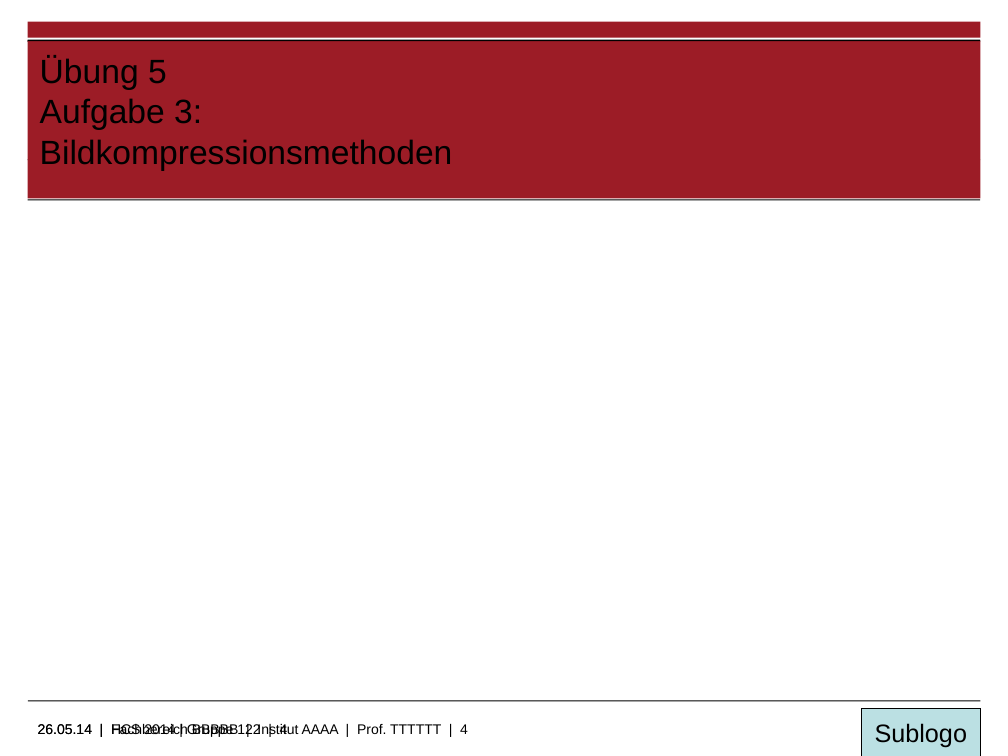
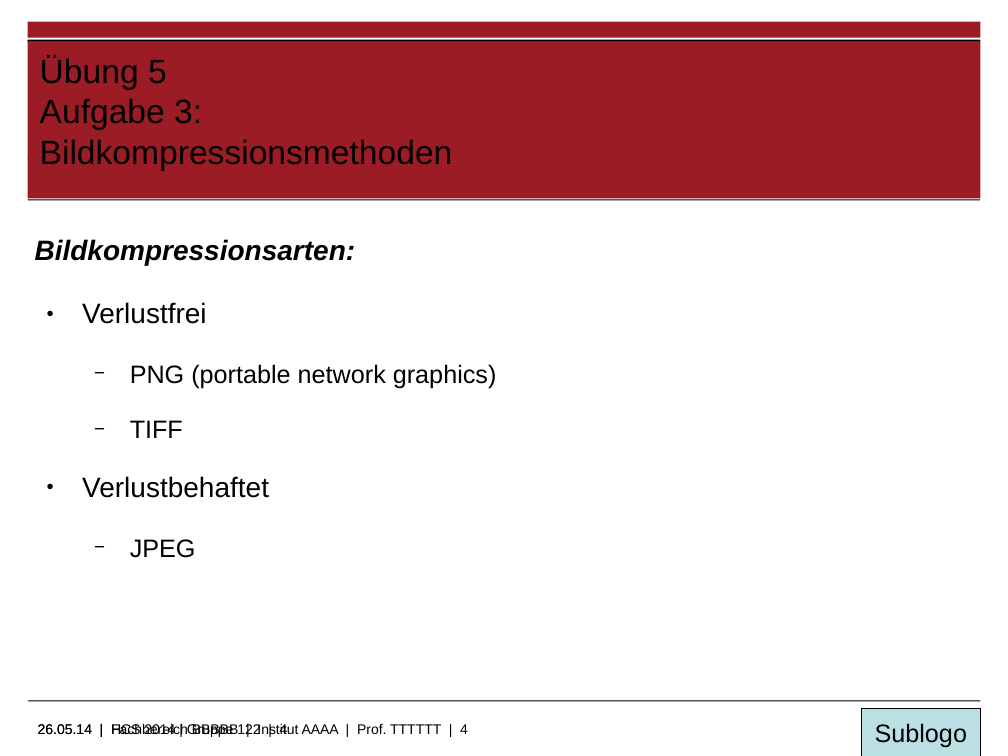
Before and after one commit to RybienSin/hcs, a slide deck: slide 4 of 5/Übung_5.odp. Drawn at 1008x756 pixels with LibreOffice and Linux fonts; fonts in the diff are those of the drawing; background and template pictures are left out. Boxes give left, top, right and bottom in pixels: in the first picture for what was removed or moved away, otherwise in the second. Text is boxed around its words. In the diff, an @@ line names an element or a change of style, - is before the commit and + after.

Commit message:
Aufgabe 3+4 fertig

```diff
--- a/5/Übung_5.odp
+++ b/5/Übung_5.odp
@@ text added at (35, 239, 497, 558), 20 pt, text #000000 @@
+Bildkompressionsarten:
+● Verlustfrei
+  − PNG (portable network graphics)
+  − TIFF
+● Verlustbehaftet
+  − JPEG
```
Also in this commit, not shown: 1 other slide changed, 4 slides added, 3 other files.
